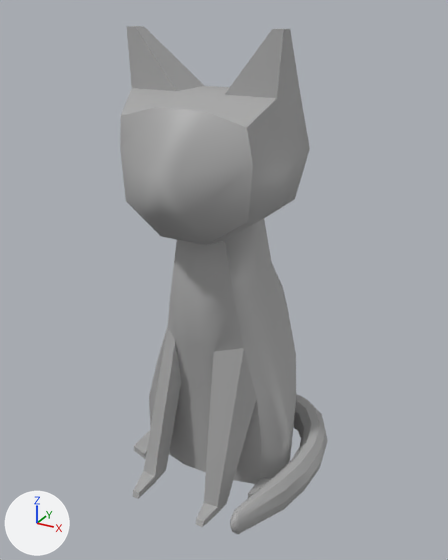
A saved change to the FBX model Project 2/Assets/Models/cat_idol.fbx.
Both versions are drawn from a 50 mm lens placed at (0.0296, -0.0534, 0.0487), pointed at (0.001, -0.0014, 0.0227). Lighting does not change. The marker at lower left points along +X, +Y and +Z. Where no turn or scale is listed for an object, it has been applied to the vertices.

Objects in the first picture: 'cat', 'catTail'.
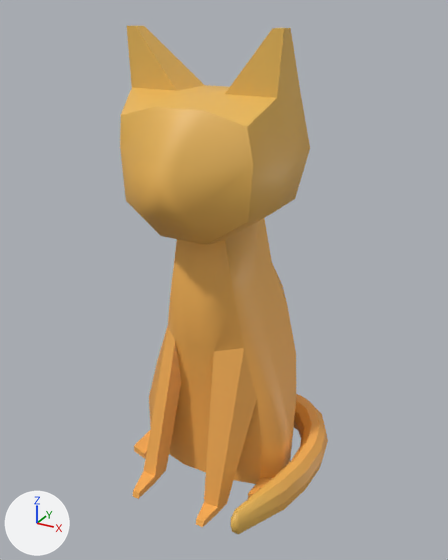
The newer file is also rescaled (x11364.0), turned or shifted as a whole; pictures and numbers use the older file's frame.

Pixel boxes [x1, y1, x2, y2] of what changed, in the pictures (448 x 560 px):
'cat', recoloured, surface changed (grey to orange): [120, 26, 310, 527] in both
'catTail', recoloured (grey to orange): [230, 394, 328, 534] in both

What changed in the scene script:
```text
Add img_torch_key_texture_png:
    img_torch_key_texture_png = load_image('torch_key_texture.PNG', '_unpacked/torch_key_texture.PNG', 1000, 1000, 'sRGB')
Add mat_torch_and_key:
    mat_torch_and_key = principled_material('torch_and_key')
    mat_torch_and_key.texture = img_torch_key_texture_png  # with its transparency
Change me_mesh_001:
    used by ob_cat; location = (0.0, -0.0005, 0.0235)
    remove me_mesh_001.from_pydata(...)  # 207 vertices, 211 faces; spans x -0.0088..0.0088, y -0.0118..0.0118, z -0.0236..0.0236
    remove me_mesh_001.materials.append(mat_standardsurface1)  # grey #aaaaaa
    add me_mesh_001.from_pydata(...)  # 207 vertices, 211 faces; spans x -0.0088..0.0088, y -0.0118..0.0119, z -0.0236..0.0236
    me_mesh_001 part 1: texture (UV) coordinates of 211 of 211 faces, centred in x -0.0088..0.0088, y -0.0117..0.0117, z -0.0235..0.0236, changed; they spanned u 0.12..0.88, v 0.0..1.0 and now span u 0.04..0.44, v 0.02..0.98
    add me_mesh_001.materials.append(mat_torch_and_key)  # picture img_torch_key_texture_png
Change me_mesh:
    where me_mesh.from_pydata(...)  # 101 vertices, 100 faces; spans x -0.0019..0.0129, y -0.0197..0.0033, z -0.0006..0.0035
    remove me_mesh.materials.append(mat_standardsurface1)  # grey #aaaaaa
    add me_mesh.materials.append(mat_torch_and_key)  # picture img_torch_key_texture_png
```
